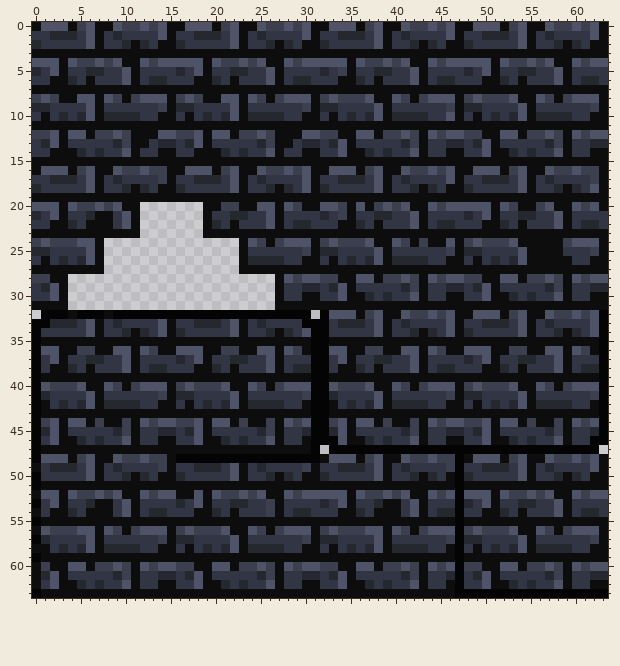
Pixel-art file: art/ase/rooms/castle/oga_castlebrick_black-64x64.ase. The picture above was drawn from the file before the commit.
64x64 pixels, 1 frame. Colours within 5 levels of each other are drawn and written as one.
New version:
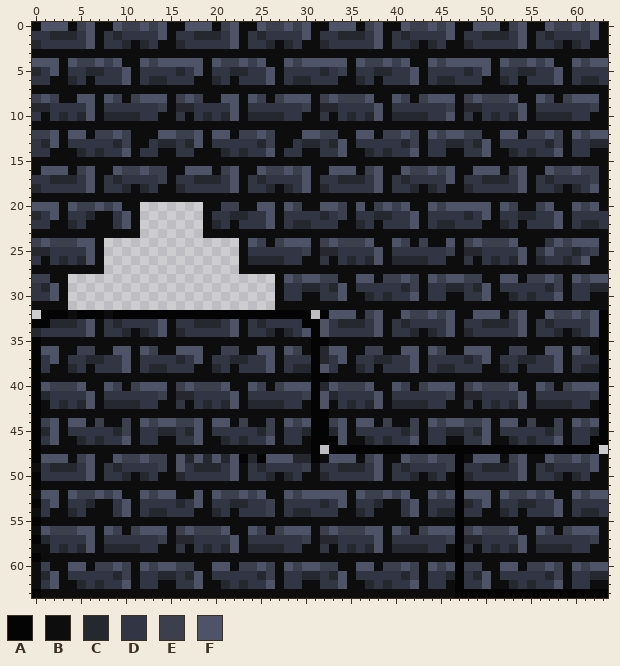
Palette (. is transparent): A #040404  B #0d0d0d  C #26282f  D #323543  E #3c3f4e  F #4f5367
Log entry: Better bricks
From old to new:
@@ x 54..63 @@
 23 BBBBBBBBBB
-24 BBBBBEFFFB
-25 FBBBBDDDEB
-26 FBBBBBDDBB
+24 BBBDFEFFFB
+25 FBDFDDCDEB
+26 FBCDDCDFBB
 27 BBBBBBBBBB
@@ x 0..34 @@
 32 .AAABAAABAAAAAAAAAAAAAAAAAAAAAA.AFF
-33 AACCCDFBDCDDDDFBDDCCCDFBDCDDDDAAADC
-34 ADDDDDFBDDCBCDFBCDDDDDFBDDCBCDFAADD
+33 AACCCDFBDCDDDDFBDDCCCDFBDCDDDDAAFDC
+34 CDDDDDFBDDCBCDFBCDDDDDFBDDCBCDFAFDD
 35 ABBBBBBBBBBBBBBBBBBBBBBBBBBBBBBAABB
-36 AFFBBEEBBFFBFEBBFFFBBEEBBFFBFEBAAFF
-37 ADFBDDCCDDFBDDDDCDFBDDCCDDFBDDDAADF
-38 ADBBCDBDDDFBDCCDDDBBCDBDDDFBDCCAADB
+36 AFFBBEEBBFFBFEBBFFFBBEEBBFFBFEBACFF
+37 ADFBDDCCDDFBDDDDCDFBDDCCDDFBDDDACDF
+38 ADBBCDBDDDFBDCCDDDBBCDBDDDFBDCCAFDB
 39 ABBBBBBBBBBBBBBBBBBBBBBBBBBBBBBAABB
-40 AFEEEFBBFEBEFFFBEFEEEFBBFEBEFFFAAFE
-41 ACDDDDFBDDDDDDEBCCDDDDFBDDDDDDEAACD
-42 ABDCDCFBCCCCDDBBDBDCDCFBCCCCDDBAABD
+40 AFEEEFBBFEBEFFFBEFEEEFBBFEBEFFFACFE
+41 ACDDDDFBDDDDDDEBCCDDDDFBDDDDDDEAFCD
+42 ABDCDCFBCCCCDDBBDBDCDCFBCCCCDDBAFBD
 43 ABBBBBBBBBBBBBBBBBBBBBBBBBBBBBBAABB
@@ x 14..32 @@
 47 BBBBBBBBBBBBBBBBBA.
-48 EBAAAAAAAAAAAAAAAAB
-49 EBDDCCCDFBDCDDDDEBD
+48 EBFCFCFCFACAFFFCCAB
+49 EBFDCCCDFBDCDDDDEBD
 50 BBCDDDDDFBDDCBCDBBC
Pixel boxes of the changes (left, top, right, bottom) in both pictures:
changed: (536, 238, 590, 265)
changed: (320, 319, 329, 409)
changed: (32, 328, 41, 337)
changed: (176, 454, 311, 472)
